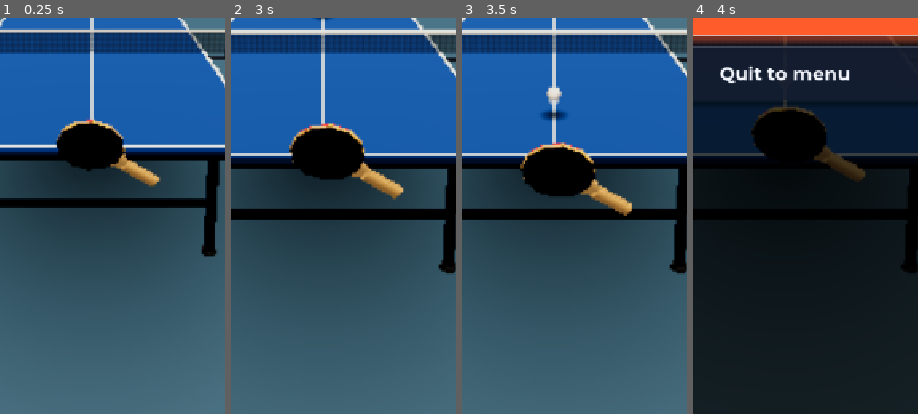
Above: before the commit, frames 1-4 (left to right).
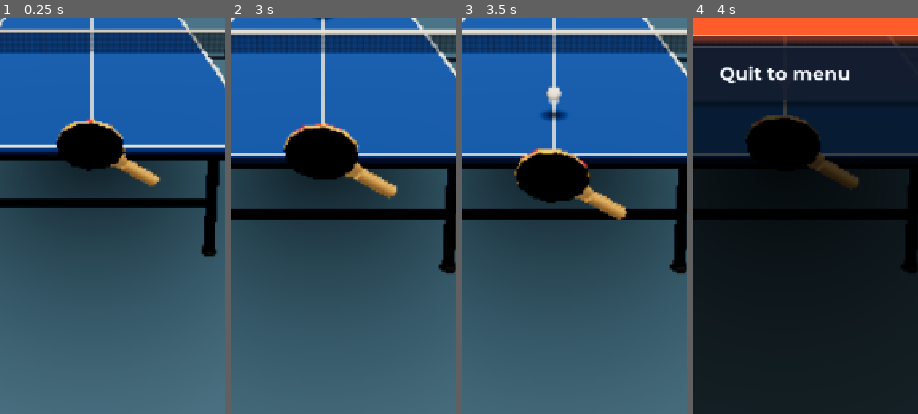
Above: after the commit, the same moments.

Repository: bismanp67-eng/spin-rally
Game: Godot game, scene res://main.tscn
Same seed, same stepped clock (60 frames per second), same inputs: the game is played once before the commit and once after it.
Inputs:
- Up to frame 1 (0.25 s): no input
- Up to frame 2 (3 s): click "II" at 0.5 s; click "Resume" at 1.25 s; click "II" at 2 s; click "Resume" at 2.75 s
- Up to frame 3 (3.5 s): no input
- Up to frame 4 (4 s): click "II" at 3.5 s
The pictures show only the part of the screen within x 30-80%, y 50-100%; the shares and areas given below are measured in that part.

The runs differ from the first frame. In frame 2, 2.1% of the frame differs, in the area x 23-77%, y 26-46%; in frame 3, 2.9%, in the area x 23-76%, y 31-52%; in frame 4, 2.5%.

Commit message:
Item 1: geometric bat with swept ball-vs-moving-bat collision for player and bots, assist levels, bat tests

Diff:
--- /dev/null
+++ b/scripts/core/bat.gd
@@ -0,0 +1,32 @@
+extends RefCounted
+# Geometric bat: a disc (the blade) with a face normal, moving through space.
+# Contact is found by sweeping the ball against the bat in the bat's own moving frame,
+# so neither a fast ball nor a fast swing can pass through.
+const P := preload("res://scripts/core/physics.gd")
+const BLADE_R := 0.082   # real blade half-width (m)
+const HALF_T := 0.006    # half thickness of blade plus rubbers
+
+# Swept sphere (ball p0 -> p0 + d) against a moving disc (centre c0 -> c0 + cd, unit normal n, radius r).
+# Returns {} for no contact, or {t = 0..1, off = 0 centre .. 1 rim, radial = unit vector from centre to
+# the contact point, front = true if the ball met the side the normal points to}.
+static func sweep(p0: Vector3, d: Vector3, c0: Vector3, cd: Vector3, n: Vector3, r: float) -> Dictionary:
+	var rel := p0 - c0
+	var rd := d - cd
+	var s0 := rel.dot(n)
+	var sd := rd.dot(n)
+	var gap := P.R + HALF_T
+	var t := 0.0
+	if absf(s0) > gap:
+		if absf(sd) < 0.0000001 or (s0 > 0.0) == (sd > 0.0):
+			return {}
+		t = (absf(s0) - gap) / absf(sd)
+		if t > 1.0:
+			return {}
+	elif (s0 >= 0.0) == (sd >= 0.0) and absf(sd) > 0.0000001:
+		return {}  # already touching but separating
+	var at := rel + rd * t
+	var lat := at - n * at.dot(n)
+	var dist := lat.length()
+	if dist > r + P.R * 0.5:
+		return {}
+	return {t = t, off = clampf(dist / r, 0.0, 1.0), radial = lat / dist if dist > 0.0001 else Vector3.ZERO, front = s0 >= 0.0}
--- a/scripts/core/bot.gd
+++ b/scripts/core/bot.gd
@@ -1,6 +1,7 @@
 extends RefCounted
 # Bot brain. Works for either side; used by the game and the headless simulation.
 const P := preload("res://scripts/core/physics.gd")
+const Bat := preload("res://scripts/core/bat.gd")
 const REACH := 0.42
 var side := 1
 var sgn := -1.0
@@ -72,7 +73,11 @@
 	done = true
 	var off := absf(bp.x - x)
 	goal_x = x * 0.3
-	if off > REACH:
+	# geometric bat: the arm puts the blade as close to the ball as it can reach, then swings through it
+	var n0 := Vector3(0.0, 0.0, -sgn)
+	var c0 := Vector3(clampf(bp.x, x - REACH, x + REACH) + signf(x - bp.x) * minf(off / REACH, 1.0) * 0.6 * Bat.BLADE_R, bp.y, bp.z) - n0 * 0.04
+	var hit := Bat.sweep(bp - bv * dt, bv * dt, c0, n0 * 0.06, n0, Bat.BLADE_R)
+	if hit.is_empty():
 		return {miss = true}
 	var d_in := Vector3(bv.x, 0.0, bv.z).normalized()
 	var top_in := bw.dot(Vector3.UP.cross(d_in))
@@ -131,7 +136,7 @@
 	var sh: Dictionary = solver.strike({
 		p = bp, v_in = bv, w_in = bw, target = Vector3(tx, P.TABLE_Y, tz), a = a, b_up = b,
 		b_side = st.side * 4.0 * lvl.spin * rng.randf_range(-1.0, 1.0), rub = rub,
-		read = minf(lvl.spin_read + st.get("read", 0.0), 0.99), off = stretch * 0.6,
+		read = minf(lvl.spin_read + st.get("read", 0.0), 0.99), off = hit.off, radial = hit.radial,
 		err = lvl.place_err * bc * (0.6 + sp_in / 14.0 + stretch * 0.7 + a / 12.0),
 		gross = lvl.mistake * (0.5 + sp_in / 10.0 + stretch),
 	}, rng)
--- a/scripts/core/db.gd
+++ b/scripts/core/db.gd
@@ -15,7 +15,7 @@
 func defaults() -> Dictionary:
 	return {
 		settings = {quality = 1, fps = 60, lefty = false, colorblind = false, sens = 1.0, sfx = 0.8, music = 0.5,
-			crowd = 0.7, assist = true, auto_q = true, fp_cam = false, trail = true, vibrate = true, replay = true},
+			crowd = 0.7, assist = true, assist_lv = 1, auto_q = true, fp_cam = false, trail = true, vibrate = true, replay = true},
 		equip = {bat = "allround_classic", table = "classic_blue", arena = "club", ball = "white",
 			fh = "", bh = "", handle = "", shape = 0},
 		stats = {matches = 0, wins = 0, points_won = 0, points_lost = 0, longest_rally = 0, fastest = 0.0,
@@ -40,6 +40,8 @@
 		if d is Dictionary:
 			_merge(save, d)
 			# saves from v1 have no auto flag: keep an explicit choice, auto-tune the untouched default
+			if not d.get("settings", {}).has("assist_lv"):
+				save.settings.assist_lv = 1 if save.settings.assist else 0
 			if not d.get("settings", {}).has("auto_q"):
 				save.settings.auto_q = int(save.settings.quality) == 1
 	if save.settings.auto_q:
--- a/scripts/core/shot.gd
+++ b/scripts/core/shot.gd
@@ -163,6 +163,11 @@
 	if dvt.length() > lim:
 		dvt = dvt.normalized() * lim
 	return [vb + ut + dvt - n * (e * un), w - n.cross(dvt) * (1.5 / P.R)]
+
+# Contact at a point on the blade: off = 0 centre .. 1 rim, radial = unit vector from the blade centre
+# to the contact point. Off-centre hits are weaker and the rim deflects the ball outward.
+static func impact_at(v: Vector3, w: Vector3, vb: Vector3, n: Vector3, rub: Dictionary, off: float, radial: Vector3) -> Array:
+	return impact(v, w, vb, (n + radial * (0.4 * off * off * off)).normalized(), rub, off)
 
 # Find the bat face angle (and, if needed, a different swing speed) that lands the ball on target.
 # a: bat speed along the face normal, b_up / b_side: brushing speed across the face (m/s).
@@ -260,5 +265,5 @@
 	if rng.randf() < o.get("gross", 0.0):
 		var axis := n.cross(Vector3.UP).normalized()
 		n = n.rotated(axis, rng.randf_range(0.07, 0.2) * (1.0 if rng.randf() < 0.5 else -1.0))
-	var io := impact(o.v_in, w_in, sw.vb, n, o.rub, o.get("off", 0.0))
+	var io := impact_at(o.v_in, w_in, sw.vb, n, o.rub, o.get("off", 0.0), o.get("radial", Vector3.ZERO))
 	return {vel = io[0], spin = io[1], n = n, vb = sw.vb}
--- a/scripts/game/match.gd
+++ b/scripts/game/match.gd
@@ -7,6 +7,7 @@
 const Rules := preload("res://scripts/core/rules.gd")
 const Bot := preload("res://scripts/core/bot.gd")
 const World := preload("res://scripts/game/world.gd")
+const Bat := preload("res://scripts/core/bat.gd")
 const UI := preload("res://scripts/ui/ui.gd")
 signal finished(result: Dictionary)
 enum {S_WAIT, S_TOSS, S_RALLY, S_OVER, S_REPLAY, S_DONE}
@@ -60,6 +61,10 @@
 var swipe_used := false
 var assist_x := 0.0
 var assist_on := false
+var assist_lv := 1
+var autoplay := false
+var bat_prev := Vector3(0, P.TABLE_Y + 0.15, P.HALF_L + 0.25)
+var bat_vel := Vector3.ZERO
 # view state (live or replay)
 var bat_pos := Vector3(0, P.TABLE_Y + 0.15, P.HALF_L + 0.25)
 var bat_swing := 0.0
@@ -119,6 +124,7 @@
 	mybat = DB.my_bat()
 	myrub = Shot.rubber(mybat)
 	hand = -1.0 if DB.opt("lefty") else 1.0
+	assist_lv = clampi(int(DB.opt("assist_lv")), 0, 2)
 	table_def = DB.find(DB.tables, DB.save.equip.table)
 	arena_def = DB.find(DB.arenas, DB.save.equip.arena)
 	ball.e_table = table_def.e
@@ -317,6 +323,7 @@
 		return
 	now += dt
 	_update_swipe()
+	_update_bat(dt)
 	if hitstop > 0.0:
 		# hit-stop: freeze the world for a few frames on hard contact
 		hitstop -= dt
@@ -362,8 +369,11 @@
 					if sh.has("vel"):
 						ref.on_hit(1)
 						_strike(1, sh.vel, sh.spin, sh.kind)
-				if fresh and ref.hitter == 1:
-					_player_try_hit()
+				if ref.hitter == 1:
+					# swept ball against the moving bat: contact only when they really touch
+					var hit := Bat.sweep(ball.prev_pos, ball.pos - ball.prev_pos, bat_prev, bat_pos - bat_prev, Vector3(0, 0, -1), Bat.BLADE_R * [1.0, 1.9, 3.0][assist_lv])
+					if not hit.is_empty():
+						_player_contact(hit)
 			elif state_t > 1.5:
 				_after_point()
 		S_REPLAY:
@@ -580,22 +590,18 @@
 	my_kind = "serve"
 	begin_toss(0, p, sv, r)
 
-# Turn the swipe into a stroke: bat speed into the ball (a), brushing speed up the face (b), target.
-func _player_try_hit() -> void:
+# The ball has physically met the bat (hit = contact from Bat.sweep). The stroke comes from the
+# finger's recent movement; with no swing the bat simply blocks.
+func _player_contact(hit: Dictionary) -> void:
 	var bp := ball.pos
-	if bp.z < 0.2 or bp.y < 0.35:
-		return
-	var assist: bool = DB.opt("assist")
-	var off_m := absf(bat_pos.x - bp.x)
-	if not assist and off_m > 0.45:
+	if not hit.front or bp.y < 0.3:
 		return
 	var volley := false
 	if not ref.landed:
-		if bp.z < 0.5 or bp.z > P.HALF_L or bp.y > P.TABLE_Y + 0.6:
-			return
-		if (bp.y - P.TABLE_Y - P.R) / maxf(-ball.vel.y, 0.1) < 0.14:
-			return
+		if bp.z > P.HALF_L:
+			return  # already flying long: touching it behind the table is not a fault, let it go out
 		volley = true
+	var swung := now - swipe_t < 0.3
 	swipe_used = true
 	var sp := _swipe_params()
 	var pw: float = sp.pw
@@ -608,7 +614,14 @@
 	var b := 0.0
 	var depth := lerpf(0.55, 1.15, minf(pw, 1.0))
 	var kind := ""
-	if sp.fwd:
+	var ang: float = sp.ang
+	if not swung:
+		kind = "BLOCK"
+		a = clampf(-bat_vel.z, 0.0, 2.0) + 0.3
+		b = 0.5
+		depth = 0.65
+		ang = 0.0
+	elif sp.fwd:
 		var t := clampf((pw - 0.65) / 0.35, 0.0, 1.0)
 		if pw < 0.3:
 			kind = "TOUCH"
@@ -641,23 +654,19 @@
 			b = -lerpf(6.0, 9.5, (pw - 0.5) / 0.5)
 			depth = lerpf(0.7, 1.1, (pw - 0.5) / 0.5)
 		read = 0.97 if top_in < -80.0 else (0.5 if top_in > 80.0 else read)
-	if pw > 1.0:
+	if swung and pw > 1.0:
 		depth += (pw - 1.0) * 2.5
 	var tq := clampf(absf(ball.vel.y) / 3.0, 0.0, 1.0)
-	if tq < 0.2:
-		tip(kind + "  ·  PERFECT", Color(0.5, 1.0, 0.6))
-	elif tq > 0.55:
-		tip(kind + ("  ·  EARLY" if ball.vel.y > 0.0 else "  ·  LATE"), Color(1.0, 0.75, 0.4))
-	else:
-		tip(kind, UI.TEXT)
-	var tx := clampf(bp.x * 0.35 + tan(sp.ang) * 1.1, -P.HALF_W - 0.2, P.HALF_W + 0.2)
-	bat_fh = (bp.x - bat_pos.x + 0.15 * hand) * hand >= 0.0 if not assist else bp.x * hand >= -0.15
+	var where := "  ·  EDGE" if hit.off > 0.8 else ("  ·  SWEET SPOT" if hit.off < 0.3 and tq < 0.3 else "")
+	tip(kind + where, Color(1.0, 0.75, 0.4) if hit.off > 0.8 else (Color(0.5, 1.0, 0.6) if where != "" else UI.TEXT))
+	var tx := clampf(bp.x * 0.35 + tan(ang) * 1.1, -P.HALF_W - 0.2, P.HALF_W + 0.2)
+	bat_fh = bp.x * hand >= -0.15
 	my_kind = kind.to_lower()
 	var sh: Dictionary = solver.strike({
 		p = bp, v_in = ball.vel, w_in = ball.spin, target = Vector3(tx, P.TABLE_Y, -depth),
-		a = a, b_up = b, b_side = swipe_curve * 6.0, rub = myrub, read = read,
-		off = clampf(maxf(0.0 if assist else off_m / 0.45, tq * 0.5), 0.0, 1.0),
-		err = P_ERR * bc * (0.6 + ball.vel.length() / 14.0 + a / 12.0 + 1.2 * tq + (0.0 if assist else off_m * 0.7)),
+		a = a, b_up = b, b_side = swipe_curve * 6.0 if swung else 0.0, rub = myrub, read = read,
+		off = hit.off, radial = hit.radial,
+		err = P_ERR * bc * (0.6 + ball.vel.length() / 14.0 + a / 12.0 + 1.2 * tq + hit.off * 0.5),
 	}, rng)
 	var res: Dictionary = ref.on_hit(0)
 	_strike(0, sh.vel, sh.spin, my_kind)
@@ -710,8 +719,10 @@
 				swipe_curve = clampf(early.normalized().cross(late.normalized()) * 1.6, -1.0, 1.0)
 		swipe_t = now
 
-# Runs every rendered frame. The bat leads the finger slightly so it never feels late.
+# Runs every physics step: the bat is a real object that follows the finger (leading it slightly),
+# with its velocity taken from its own movement. Assist gently pulls it toward the ball's path.
 func _update_bat(dt: float) -> void:
+	bat_prev = bat_pos
 	var vs := get_viewport().get_visible_rect().size
 	var tx := bat_pos.x
 	var tz := P.HALF_L + 0.3
@@ -725,16 +736,23 @@
 		tx = (fp.x / vs.x - 0.5) * 2.3
 		tz = P.HALF_L - 0.2 + clampf((fp.y / vs.y - 0.5) / 0.45, 0.0, 1.0) * 0.9
 	var incoming := state == S_RALLY and ref.hitter == 1
-	if incoming and DB.opt("assist") and assist_on:
-		tx = assist_x + hand * 0.02
+	if incoming and assist_on and assist_lv > 0:
+		tx = lerpf(tx, assist_x, [0.0, 0.55, 0.9][assist_lv] if touch_id >= 0 else 1.0)
+		if assist_lv == 2 and ref.landed and ball.pos.z > 0.3:
+			tz = lerpf(tz, minf(tz, ball.pos.z + 0.25), 0.5)
+	if autoplay and incoming and ref.landed:
+		tx = ball.pos.x
+		tz = ball.pos.z + (0.3 if now - swipe_t > 0.2 else -0.15)  # test driver: wait behind, then swing through
+	# a finger gives two axes; the bat's height follows the ball
 	var ty := P.TABLE_Y + 0.16
-	if incoming and ball.pos.z > 0.4:
+	if incoming and ball.pos.z > 0.2:
 		ty = clampf(ball.pos.y, P.TABLE_Y - 0.2, P.TABLE_Y + 0.9)
 	bat_pos = bat_pos.lerp(Vector3(clampf(tx, -1.25, 1.25), ty, tz), minf(1.0, dt * 40.0))
 	if state == S_TOSS and toss_side == 0:
 		# serve-specific wind-up: the bat travels along the serve's swing path into the ball
 		var k := 1.0 - toss_t / toss_T
 		bat_pos = toss_p - Vector3(serve_swing.x * hand, serve_swing.y, serve_swing.z) * k * 0.7 + Vector3(0, 0, 0.05)
+	bat_vel = bat_vel.lerp((bat_pos - bat_prev) / dt, minf(1.0, dt * 30.0))
 
 func _unhandled_input(e: InputEvent) -> void:
 	if e is InputEventScreenTouch:
@@ -766,8 +784,6 @@
 
 # ---------- visuals ----------
 func _process(dt: float) -> void:
-	if not paused and state != S_DONE:
-		_update_bat(dt)
 	# render between physics ticks so motion is smooth at any frame rate
 	var bp := ball.pos
 	if (state == S_RALLY or state == S_OVER) and hitstop <= 0.0:
--- a/scripts/main.gd
+++ b/scripts/main.gd
@@ -498,7 +498,9 @@
 	choices([30, 60, 120], [30, 60, 120].find(int(st.fps)), func(i):
 		st.fps = [30, 60, 120][i]
 		Engine.max_fps = int(st.fps))
-	for t in [["assist", "Assist (auto-move to the ball)"], ["lefty", "Left-handed mode"], ["colorblind", "Colorblind-friendly ball"],
+	add(UI.label("Assist (Off = pure physics: you must really meet the ball)", 24, UI.DIM))
+	choices(["Off", "Light", "Strong"], int(st.assist_lv), func(i): st.assist_lv = i)
+	for t in [["lefty", "Left-handed mode"], ["colorblind", "Colorblind-friendly ball"],
 			["fp_cam", "First-person camera"], ["trail", "Ball trail"], ["replay", "Slow-motion replays"], ["vibrate", "Vibration"]]:
 		var key: String = t[0]
 		add(UI.button("%s:  %s" % [t[1], "ON" if st[key] else "OFF"], func():
--- a/tests/run_tests.gd
+++ b/tests/run_tests.gd
@@ -4,6 +4,7 @@
 const Rally := preload("res://scripts/core/rally.gd")
 const Shot := preload("res://scripts/core/shot.gd")
 const P := preload("res://scripts/core/physics.gd")
+const Bat := preload("res://scripts/core/bat.gd")
 var fails := 0
 
 func ok(c: bool, name: String) -> void:
@@ -157,6 +158,33 @@
 		for ev in b.events:
 			net_hit = net_hit or ev.t == "net"
 	ok(net_hit and b.pos.z > 0.0, "35 m/s ball is stopped by the net")
+	# --- geometric bat ---
+	var fn := Vector3(0, 0, -1)
+	ok(Bat.sweep(Vector3(0.2, 1.0, 1.0), Vector3(0, 0, 0.05), Vector3(0, 1.0, 1.03), Vector3.ZERO, fn, Bat.BLADE_R).is_empty(), "ball passes the bat untouched when out of reach")
+	ok(not Bat.sweep(Vector3(0.03, 1.0, 1.0), Vector3(0, 0, 0.05), Vector3(0, 1.0, 1.04), Vector3.ZERO, fn, Bat.BLADE_R).is_empty(), "ball inside the blade area is hit")
+	var missed := 0
+	for i in 400:
+		# ball at 15 m/s and bat swinging at 20 m/s toward each other: 35 m/s closing speed
+		var gap0 := rngt.randf_range(0.03, 0.6)
+		var bpos := Vector3(rngt.randf_range(-0.05, 0.05), 1.0, 1.0)
+		var cpos := Vector3(0, 1.0, 1.0 + gap0)
+		var touched := false
+		for j in 12:
+			var bd := Vector3(0, 0, 15.0) * P.DT
+			var cd := Vector3(0, 0, -20.0) * P.DT
+			if not Bat.sweep(bpos, bd, cpos, cd, fn, Bat.BLADE_R).is_empty():
+				touched = true
+				break
+			bpos += bd
+			cpos += cd
+		if not touched:
+			missed += 1
+	ok(missed == 0, "fast swing at 35 m/s closing speed never tunnels (%d misses)" % missed)
+	var centre: Array = Shot.impact_at(bv, Vector3.ZERO, sw.vb, sw.n, rub, 0.0, Vector3.ZERO)
+	var edge: Array = Shot.impact_at(bv, Vector3.ZERO, sw.vb, sw.n, rub, 0.95, Vector3(1, 0, 0))
+	var edge_fl := sh.fly(bp, edge[0], edge[1])
+	ok(edge[0].length() < centre[0].length() * 0.9, "edge contact gives a weaker return (%.1f vs %.1f m/s)" % [edge[0].length(), centre[0].length()])
+	ok((edge_fl.land - tg).length() > (clean.land - tg).length() + 0.15, "edge contact is less accurate (%.2f m off target)" % (edge_fl.land - tg).length())
 	# --- solver ---
 	var p1 := Vector3(0.2, 1.0, 1.5)
 	for spec in [[9.0, 300.0, 0.0], [5.0, -280.0, 140.0], [13.0, 100.0, -200.0]]:
--- a/tests/shots.gd
+++ b/tests/shots.gd
@@ -66,6 +66,7 @@
 	if g == null:
 		return true
 	g.swipe_used = false
+	g.autoplay = true
 	if (g.state == 0 and g.server == 0 and local > 40) or (g.state == 2 and g.ref.hitter == 1 and g.ref.landed and g.ball.vel.y < 0.3):
 		g.swipe_v = Vector2(randf_range(-300, 300), -randf_range(1300, 2100))
 		g.swipe_t = g.now
--- a/tests/smoke.gd
+++ b/tests/smoke.gd
@@ -36,6 +36,7 @@
 		return false
 	t_in += 1
 	g.swipe_used = false
+	g.autoplay = true
 	var serve_now: bool = g.state == 0 and g.server == 0
 	var hit_now: bool = g.state == 2 and g.ref.hitter == 1 and g.ref.landed and (g.ball.pos.z > 1.2 or g.ball.vel.y < 0.0)
 	if serve_now or hit_now:
Not shown, changed: NOTES.md
